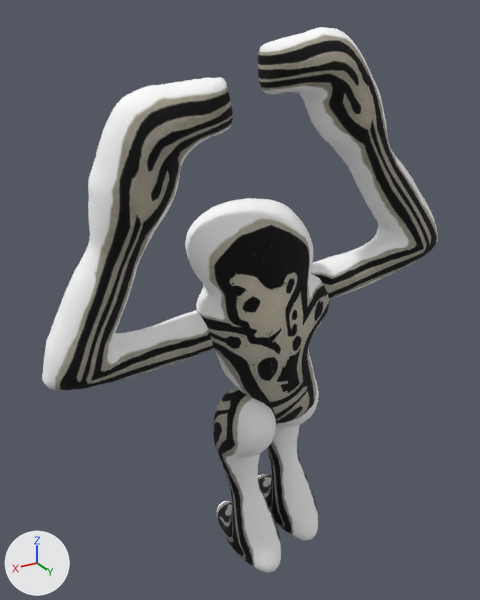
Two versions of the glTF model docs/toronto4.glb, one commit apart.
Before and after are seen from a 50 mm lens placed at (2.55, 6.11, 4.36), pointed at (0.1, 2.02, 2.32). Lighting does not change. The marker at lower left points along +X, +Y and +Z. Where no turn or scale is listed for an object, it has been applied to the vertices.

Objects in the first picture: 'bb boy'.
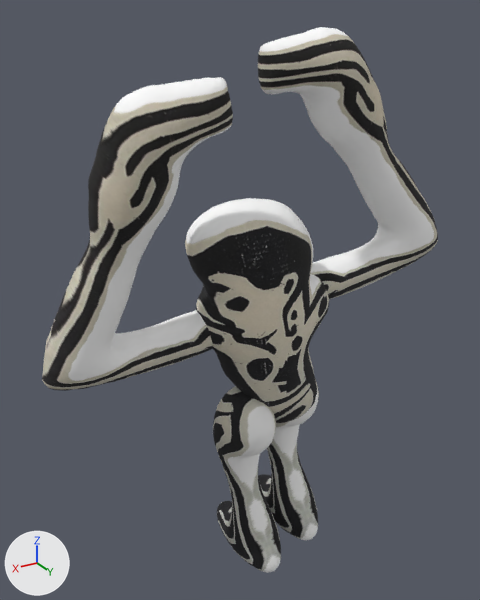
The newer file is also rescaled (x1.164), turned or shifted as a whole; pictures and numbers use the older file's frame.

Location of each change, (x1, y1, x2, y2) in pixels of the pictures (480 x 600 px):
'bb boy', surface changed
    both: (42, 31, 438, 572)

Patch to the scene script:
```diff
--- a/docs/toronto4.glb.py
+++ b/docs/toronto4.glb.py
@@ img_bubble_boy @@
+img_bubble_boy = load_image('bubble boy', '_unpacked/bubble_boy', 1024, 1024, 'sRGB')
@@ mat_material_0 @@
 mat_material_0 = principled_material('Material_0')
-mat_material_0.texture = img_image_0_image_0
+mat_material_0.texture = img_bubble_boy
 mat_material_0.roughness = 1.0
```
